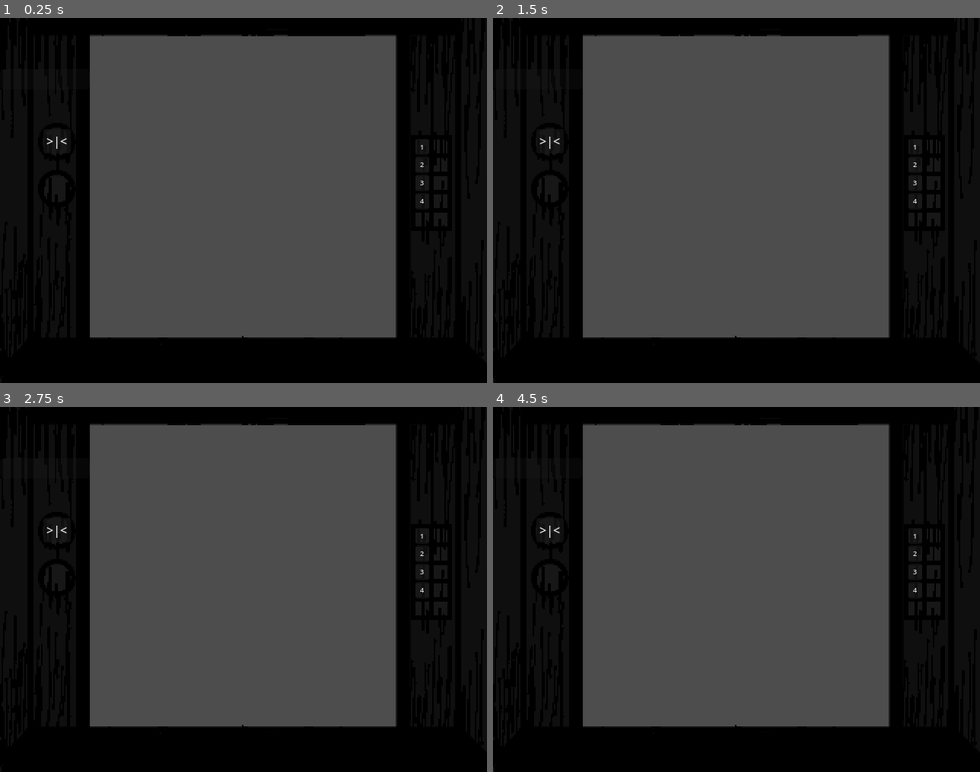
Above: before the commit, frames 1-4 (two rows, left to right).
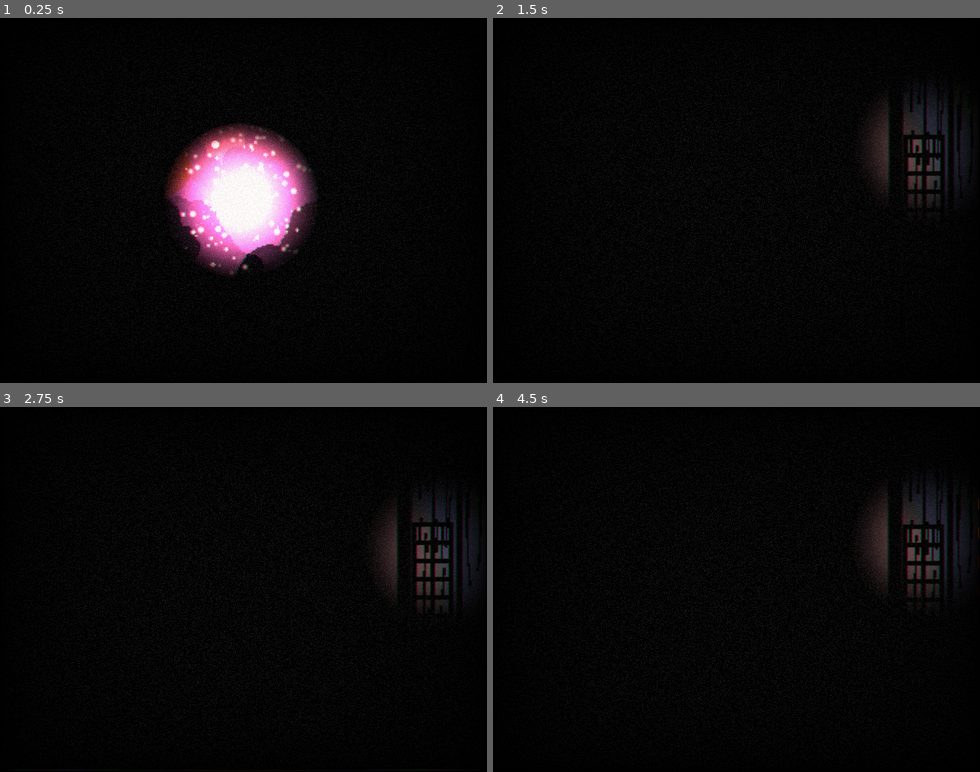
Above: after the commit, the same moments.

Repository: Crybaton/Hellevator
Game: Godot game, scene res://Scenes/elevator_scene_6.tscn
Two runs of this game, one before a commit and one after it. Both use one fixed random seed, a clock stepped at 60 frames per second and the inputs below. This scene is started directly instead of the project's main scene.
Inputs (mouse positions are in pixels of both pictures, inside the frame that each line leads up to):
- Up to frame 1 (0.25 s): no input
- Up to frame 2 (1.5 s): click (916, 218) at 0.5 s, where only the run after the commit has a clickable "5"; click (931, 145) at 1.25 s, where only the run after the commit has a clickable "6"
- Up to frame 3 (2.75 s): click (438, 553) at 2 s, where only the run after the commit has a clickable "7"
- Up to frame 4 (4.5 s): click (916, 607) at 2.75 s, where only the run after the commit has a clickable "5"; click (916, 607) at 3.5 s, where only the run after the commit has a clickable "5"; click (931, 538) at 4.25 s, where only the run after the commit has a clickable "6"

The runs differ from the first frame. In frame 1, 52% of the frame differs, in the area x 9-88%, y 4-88%; in frame 2, 53%; in frame 3, 53%; in frame 4, 53%, in the area x 9-100%, y 4-88%.

Commit message:
D O K T O R

Diff:
--- a/Scenes/button_board.tscn
+++ b/Scenes/button_board.tscn
@@ -51,6 +51,54 @@
 theme_override_font_sizes/font_size = 9
 text = "4"
 
+[node name="Button5" type="Button" parent="."]
+offset_left = 546.0
+offset_top = 254.0
+offset_right = 564.0
+offset_bottom = 276.0
+theme_override_font_sizes/font_size = 9
+text = "5"
+
+[node name="Button6" type="Button" parent="."]
+offset_left = 570.0
+offset_top = 159.0
+offset_right = 588.0
+offset_bottom = 181.0
+theme_override_font_sizes/font_size = 9
+text = "6"
+
+[node name="Button7" type="Button" parent="."]
+offset_left = 570.0
+offset_top = 182.0
+offset_right = 588.0
+offset_bottom = 204.0
+theme_override_font_sizes/font_size = 9
+text = "7"
+
+[node name="Button8" type="Button" parent="."]
+offset_left = 570.0
+offset_top = 206.0
+offset_right = 588.0
+offset_bottom = 228.0
+theme_override_font_sizes/font_size = 9
+text = "8"
+
+[node name="Button9" type="Button" parent="."]
+offset_left = 570.0
+offset_top = 230.0
+offset_right = 588.0
+offset_bottom = 252.0
+theme_override_font_sizes/font_size = 9
+text = "9"
+
+[node name="Button10" type="Button" parent="."]
+offset_left = 570.0
+offset_top = 254.0
+offset_right = 588.0
+offset_bottom = 276.0
+theme_override_font_sizes/font_size = 9
+text = "10"
+
 [node name="Healthbar" type="ProgressBar" parent="."]
 offset_top = 67.0
 offset_right = 118.0
@@ -64,3 +112,8 @@
 [connection signal="pressed" from="Button2" to="." method="_on_button_2_pressed"]
 [connection signal="pressed" from="Button3" to="." method="_on_button_3_pressed"]
 [connection signal="pressed" from="Button4" to="." method="_on_button_4_pressed"]
+[connection signal="pressed" from="Button5" to="." method="_on_button_5_pressed"]
+[connection signal="pressed" from="Button6" to="." method="_on_button_6_pressed"]
+[connection signal="pressed" from="Button7" to="." method="_on_button_7_pressed"]
+[connection signal="pressed" from="Button8" to="." method="_on_button_8_pressed"]
+[connection signal="pressed" from="Button9" to="." method="_on_button_9_pressed"]
--- a/Scenes/elevator_scene_6.tscn
+++ b/Scenes/elevator_scene_6.tscn
@@ -1,3 +1,24 @@
-[gd_scene format=3 uid="uid://bfj4io4hrnn6"]
+[gd_scene load_steps=6 format=3 uid="uid://bfj4io4hrnn6"]
+
+[ext_resource type="PackedScene" uid="uid://ba28mvps3jdwt" path="res://Shader/noise_shader.tscn" id="1_hc5vp"]
+[ext_resource type="PackedScene" uid="uid://dxdew7pv50hnu" path="res://Scenes/player.tscn" id="2_7cpgs"]
+[ext_resource type="Texture2D" uid="uid://5n6qrujpcxhj" path="res://Assets/Finished/Elevator/corridor006.jpg" id="3_hc5vp"]
+[ext_resource type="PackedScene" uid="uid://gvlfoushpbbg" path="res://Scenes/panic_doors.tscn" id="4_7pum5"]
+[ext_resource type="PackedScene" uid="uid://dby3a2axisir6" path="res://Scenes/button_board.tscn" id="5_ld55p"]
 
 [node name="elevator_scene_6" type="Node2D"]
+
+[node name="NoiseShader" parent="." instance=ExtResource("1_hc5vp")]
+
+[node name="Player" parent="." instance=ExtResource("2_7cpgs")]
+
+[node name="Hallway" type="TextureRect" parent="."]
+z_index = -2
+offset_right = 40.0
+offset_bottom = 40.0
+scale = Vector2(2, 2)
+texture = ExtResource("3_hc5vp")
+
+[node name="PanicDoors" parent="." instance=ExtResource("4_7pum5")]
+
+[node name="ButtonBoard" parent="." instance=ExtResource("5_ld55p")]
--- /dev/null
+++ b/Scenes/elevator_scene_7.tscn
@@ -0,0 +1,30 @@
+[gd_scene load_steps=7 format=3 uid="uid://c8uxnmcqh10i8"]
+
+[ext_resource type="PackedScene" uid="uid://ba28mvps3jdwt" path="res://Shader/noise_shader.tscn" id="1_rr8wv"]
+[ext_resource type="PackedScene" uid="uid://dxdew7pv50hnu" path="res://Scenes/player.tscn" id="2_ogjjk"]
+[ext_resource type="Texture2D" uid="uid://dbaj65w6g8ia2" path="res://Assets/Finished/Elevator/corridor007.jpg" id="3_jtatg"]
+[ext_resource type="Script" uid="uid://7u2eo7oe3scy" path="res://Scripts/marker_rectum.gd" id="4_ogjjk"]
+[ext_resource type="PackedScene" uid="uid://gvlfoushpbbg" path="res://Scenes/panic_doors.tscn" id="4_tidie"]
+[ext_resource type="PackedScene" uid="uid://dby3a2axisir6" path="res://Scenes/button_board.tscn" id="5_7mmeg"]
+
+[node name="elevator_scene_7" type="Node2D"]
+
+[node name="NoiseShader" parent="." instance=ExtResource("1_rr8wv")]
+
+[node name="Player" parent="." instance=ExtResource("2_ogjjk")]
+
+[node name="Hallway" type="TextureRect" parent="."]
+z_index = -2
+offset_right = 40.0
+offset_bottom = 40.0
+scale = Vector2(2, 2)
+texture = ExtResource("3_jtatg")
+
+[node name="Camera2D" type="Camera2D" parent="."]
+
+[node name="MarkerRectum" type="Marker2D" parent="."]
+script = ExtResource("4_ogjjk")
+
+[node name="PanicDoors" parent="." instance=ExtResource("4_tidie")]
+
+[node name="ButtonBoard" parent="." instance=ExtResource("5_7mmeg")]
--- /dev/null
+++ b/Scenes/elevator_scene_8.tscn
@@ -0,0 +1,24 @@
+[gd_scene load_steps=6 format=3 uid="uid://dn1un7dtb6ww2"]
+
+[ext_resource type="PackedScene" uid="uid://ba28mvps3jdwt" path="res://Shader/noise_shader.tscn" id="1_rit4t"]
+[ext_resource type="PackedScene" uid="uid://dxdew7pv50hnu" path="res://Scenes/player.tscn" id="2_b3pib"]
+[ext_resource type="Texture2D" uid="uid://cj7lcex5sjpnc" path="res://Assets/Finished/Elevator/corridor008.jpg" id="3_p14tt"]
+[ext_resource type="PackedScene" uid="uid://gvlfoushpbbg" path="res://Scenes/panic_doors.tscn" id="4_ltak6"]
+[ext_resource type="PackedScene" uid="uid://dby3a2axisir6" path="res://Scenes/button_board.tscn" id="5_umbab"]
+
+[node name="elevator_scene_8" type="Node2D"]
+
+[node name="NoiseShader" parent="." instance=ExtResource("1_rit4t")]
+
+[node name="Player" parent="." instance=ExtResource("2_b3pib")]
+
+[node name="Hallway" type="TextureRect" parent="."]
+z_index = -2
+offset_right = 40.0
+offset_bottom = 40.0
+scale = Vector2(2, 2)
+texture = ExtResource("3_p14tt")
+
+[node name="PanicDoors" parent="." instance=ExtResource("4_ltak6")]
+
+[node name="ButtonBoard" parent="." instance=ExtResource("5_umbab")]
--- /dev/null
+++ b/Scenes/elevator_scene_9.tscn
@@ -0,0 +1,60 @@
+[gd_scene load_steps=9 format=3 uid="uid://c1p7sj47774c6"]
+
+[ext_resource type="PackedScene" uid="uid://ba28mvps3jdwt" path="res://Shader/noise_shader.tscn" id="1_fcjp7"]
+[ext_resource type="PackedScene" uid="uid://dxdew7pv50hnu" path="res://Scenes/player.tscn" id="2_j26jq"]
+[ext_resource type="Texture2D" uid="uid://cwvdwgaoofq80" path="res://Assets/Finished/Elevator/doc.png" id="3_kgmtt"]
+[ext_resource type="Texture2D" uid="uid://dpkm6mmlxdqtt" path="res://Assets/Finished/Elevator/anus.png" id="4_jap7a"]
+[ext_resource type="Texture2D" uid="uid://bvm5eiuohooe3" path="res://Assets/Finished/Elevator/finger.png" id="5_upxiv"]
+[ext_resource type="PackedScene" uid="uid://dby3a2axisir6" path="res://Scenes/button_board.tscn" id="6_bqaka"]
+[ext_resource type="PackedScene" uid="uid://gvlfoushpbbg" path="res://Scenes/panic_doors.tscn" id="7_jap7a"]
+[ext_resource type="Script" uid="uid://d2ygibd8cw64n" path="res://Scripts/markerDoc.gd" id="7_upsd1"]
+
+[node name="elevator_scene_9" type="Node2D"]
+
+[node name="NoiseShader" parent="." instance=ExtResource("1_fcjp7")]
+
+[node name="Player" parent="." instance=ExtResource("2_j26jq")]
+
+[node name="ParallaxAtHome" type="Node2D" parent="."]
+
+[node name="BG" type="ColorRect" parent="ParallaxAtHome"]
+z_index = -5
+offset_right = 640.0
+offset_bottom = 480.0
+color = Color(0, 0, 0, 1)
+metadata/_edit_use_anchors_ = true
+
+[node name="Doc" type="TextureRect" parent="ParallaxAtHome"]
+z_index = -4
+texture_filter = 1
+offset_right = 40.0
+offset_bottom = 40.0
+scale = Vector2(2, 2)
+texture = ExtResource("3_kgmtt")
+metadata/_edit_use_anchors_ = true
+
+[node name="Anus" type="TextureRect" parent="ParallaxAtHome"]
+z_index = -3
+offset_right = 40.0
+offset_bottom = 40.0
+scale = Vector2(2, 2)
+texture = ExtResource("4_jap7a")
+metadata/_edit_use_anchors_ = true
+
+[node name="Finger" type="TextureRect" parent="ParallaxAtHome"]
+z_index = -2
+offset_right = 640.0
+offset_bottom = 480.0
+texture = ExtResource("5_upxiv")
+metadata/_edit_use_anchors_ = true
+
+[node name="Camera2D" type="Camera2D" parent="."]
+anchor_mode = 0
+
+[node name="MarkerCenter" type="Marker2D" parent="."]
+position = Vector2(320, 240)
+script = ExtResource("7_upsd1")
+
+[node name="PanicDoors" parent="." instance=ExtResource("7_jap7a")]
+
+[node name="ButtonBoard" parent="." instance=ExtResource("6_bqaka")]
--- a/Scenes/panic_doors.tscn
+++ b/Scenes/panic_doors.tscn
@@ -1,8 +1,9 @@
-[gd_scene load_steps=7 format=3 uid="uid://gvlfoushpbbg"]
+[gd_scene load_steps=8 format=3 uid="uid://gvlfoushpbbg"]
 
 [ext_resource type="Script" uid="uid://duvopm37udk2q" path="res://Scripts/panic_doors.gd" id="1_6sndi"]
 [ext_resource type="Texture2D" uid="uid://biytg4di313ie" path="res://Assets/Finished/Elevator/safetydoorleft.jpg" id="2_6sndi"]
 [ext_resource type="Texture2D" uid="uid://d11wiuw4tkyam" path="res://Assets/Finished/Elevator/safetydoorright.jpg" id="3_3kl52"]
+[ext_resource type="Script" uid="uid://dhol5if283jqr" path="res://Scripts/camera_panic_shake.gd" id="4_3kl52"]
 
 [sub_resource type="Animation" id="Animation_3kl52"]
 resource_name = "PanicClose"
@@ -90,5 +91,6 @@
 &"": SubResource("AnimationLibrary_dvymq")
 }
 
-[node name="CameraShake" type="Camera2D" parent="."]
+[node name="CameraPanicShake" type="Camera2D" parent="."]
 anchor_mode = 0
+script = ExtResource("4_3kl52")
--- a/Scenes/start_menu_scene.tscn
+++ b/Scenes/start_menu_scene.tscn
@@ -159,6 +159,7 @@
 offset_right = 640.0
 offset_bottom = 480.0
 color = Color(0, 0, 0, 1)
+metadata/_edit_use_anchors_ = true
 
 [node name="Flur" type="TextureRect" parent="ParallaxAtHome"]
 texture_filter = 1
@@ -166,6 +167,7 @@
 offset_bottom = 40.0
 scale = Vector2(2, 2)
 texture = ExtResource("3_kwaka")
+metadata/_edit_use_anchors_ = true
 
 [node name="DoorLeft" type="TextureRect" parent="ParallaxAtHome"]
 visible = false
@@ -187,18 +189,21 @@
 offset_right = 640.0
 offset_bottom = 480.0
 texture = ExtResource("4_fgyjo")
+metadata/_edit_use_anchors_ = true
 
 [node name="DoorFrame" type="TextureRect" parent="ParallaxAtHome"]
 offset_right = 40.0
 offset_bottom = 40.0
 scale = Vector2(2, 2)
 texture = ExtResource("4_3yj3u")
+metadata/_edit_use_anchors_ = true
 
 [node name="Logo" type="TextureRect" parent="ParallaxAtHome"]
 z_index = 11
 offset_right = 640.0
 offset_bottom = 480.0
 texture = ExtResource("7_kwaka")
+metadata/_edit_use_anchors_ = true
 
 [node name="Camera2D" type="Camera2D" parent="."]
 anchor_mode = 0
--- a/Scripts/buttonMaster.gd
+++ b/Scripts/buttonMaster.gd
@@ -34,3 +34,28 @@
 func _on_button_4_pressed():
 	SoundManager._pressed()
 	SceneTransition.change_scene("res://Scenes/elevator_scene_4.tscn")
+
+
+func _on_button_5_pressed():
+	SoundManager._pressed()
+	SceneTransition.change_scene("res://Scenes/elevator_scene_5.tscn")
+
+
+func _on_button_6_pressed():
+	SoundManager._pressed()
+	SceneTransition.change_scene("res://Scenes/elevator_scene_6.tscn")
+
+
+func _on_button_7_pressed():
+	SoundManager._pressed()
+	SceneTransition.change_scene("res://Scenes/elevator_scene_7.tscn")
+
+
+func _on_button_8_pressed():
+	SoundManager._pressed()
+	SceneTransition.change_scene("res://Scenes/elevator_scene_8.tscn")
+
+
+func _on_button_9_pressed():
+	SoundManager._pressed()
+	SceneTransition.change_scene("res://Scenes/elevator_scene_9.tscn")
--- /dev/null
+++ b/Scripts/camera_panic_shake.gd
@@ -0,0 +1,21 @@
+extends Camera2D
+@export var randomStrength: float = 15.0
+@export var shakeFade: float = 5.0
+var rng = RandomNumberGenerator.new()
+
+var shake_strength: float = 0.0
+
+func apply_shake():
+	shake_strength = randomStrength
+
+func randomOffset() -> Vector2:
+	return Vector2(rng.randf_range(-shake_strength,shake_strength),rng.randf_range(-shake_strength,shake_strength))
+
+func _process(delta):
+	#Screenshake activator
+	if Global.Screenshake == true:
+		apply_shake()
+	if shake_strength > 0:
+		shake_strength = lerpf(shake_strength,0,shakeFade * delta)
+		offset = randomOffset()
+	Global.Screenshake = false
--- /dev/null
+++ b/Scripts/markerDoc.gd
@@ -0,0 +1,40 @@
+extends Marker2D
+
+var offset = 0
+var mouse_position = 0
+# Called when the node enters the scene tree for the first time.
+func _ready():
+	pass
+
+
+# Called every frame. 'delta' is the elapsed time since the previous frame.
+func _process(delta):
+	middlemouse_vector()
+	middlebackground_vector()
+func middlemouse_vector():
+	#print ($"../Player".position - $".".position)
+	if typeof(mouse_position) != TYPE_INT:
+		offset = mouse_position - $".".position
+	#print (str(offset.y) + " + " + str(offset.x))
+func middlebackground_vector():
+	if typeof(mouse_position) != TYPE_INT:
+
+		$"../ParallaxAtHome/Anus".position = offset * -0.01
+		$"../ParallaxAtHome/Doc".position = offset * -0.06
+		$"../ParallaxAtHome/Finger".position = offset * -0.19
+
+
+func _input(event):
+	if event is InputEventMouseButton:
+		#print("Mouse Click/Unclick at: ", event.position)
+		pass
+	if event is InputEventMouseMotion:
+		#print("Mouse Motion at: ", event.position)
+		mouse_position = event.position
+		#Print the size of the viewport.
+		#print("Viewport Resolution is: ", get_viewport().get_visible_rect().size)
+
+func mouseplayer_vector():
+	#print (mouse_position.position - $".".position)
+	pass
+	#offset_dash = $CollisionShape2D.position - mouse_position
--- /dev/null
+++ b/Scripts/marker_rectum.gd
@@ -0,0 +1,38 @@
+extends Marker2D
+var offset = 0
+var mouse_position = 0
+# Called when the node enters the scene tree for the first time.
+func _ready():
+	pass
+
+
+# Called every frame. 'delta' is the elapsed time since the previous frame.
+func _process(delta):
+	middlemouse_vector()
+	middlebackground_vector()
+func middlemouse_vector():
+	#print ($"../Player".position - $".".position)
+	if typeof(mouse_position) != TYPE_INT:
+		offset = mouse_position - $".".position
+	#print (str(offset.y) + " + " + str(offset.x))
+func middlebackground_vector():
+	if typeof(mouse_position) != TYPE_INT:
+
+		$"../Hallway".position = offset * -0.01
+
+
+
+func _input(event):
+	if event is InputEventMouseButton:
+		#print("Mouse Click/Unclick at: ", event.position)
+		pass
+	if event is InputEventMouseMotion:
+		#print("Mouse Motion at: ", event.position)
+		mouse_position = event.position
+		#Print the size of the viewport.
+		#print("Viewport Resolution is: ", get_viewport().get_visible_rect().size)
+
+func mouseplayer_vector():
+	#print (mouse_position.position - $".".position)
+	pass
+	#offset_dash = $CollisionShape2D.position - mouse_position
--- a/Scripts/panic_doors.gd
+++ b/Scripts/panic_doors.gd
@@ -6,7 +6,10 @@
 func PanicDoorsClose():
 	#print("Close")
 	if Global.PanicDoorsClosing == true and Global.PanicDoorsClosed == true:
+		SoundManager._closing()
+		Global.Screenshake = true
 		$PanicDoors.play("PanicClose")
+		#muss noch ersetzt werden durch richtigen sound
 		await($PanicDoors.animation_finished)
 		Global.PanicDoorsClosing = false
 
Binary file added: Assets/Finished/Elevator/anus.png
Not shown, added: Assets/Finished/Elevator/anus.png.import
Binary file added: Assets/Finished/Elevator/corridor006.jpg
Not shown, added: Assets/Finished/Elevator/corridor006.jpg.import
Binary file added: Assets/Finished/Elevator/corridor007.jpg
Not shown, added: Assets/Finished/Elevator/corridor007.jpg.import
Binary file added: Assets/Finished/Elevator/corridor008.jpg
Not shown, added: Assets/Finished/Elevator/corridor008.jpg.import
Binary file added: Assets/Finished/Elevator/doc.png
Not shown, added: Assets/Finished/Elevator/doc.png.import
Binary file added: Assets/Finished/Elevator/finger.png
Not shown, added: Assets/Finished/Elevator/finger.png.import
(and 3 more such lines)
